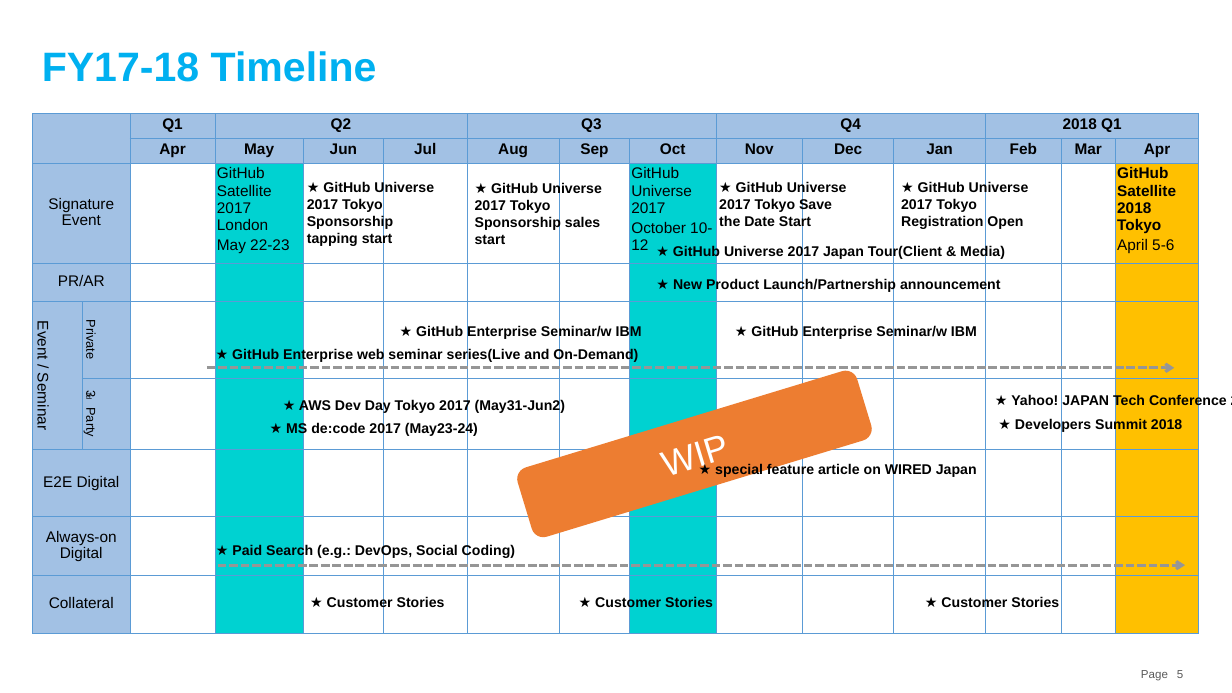
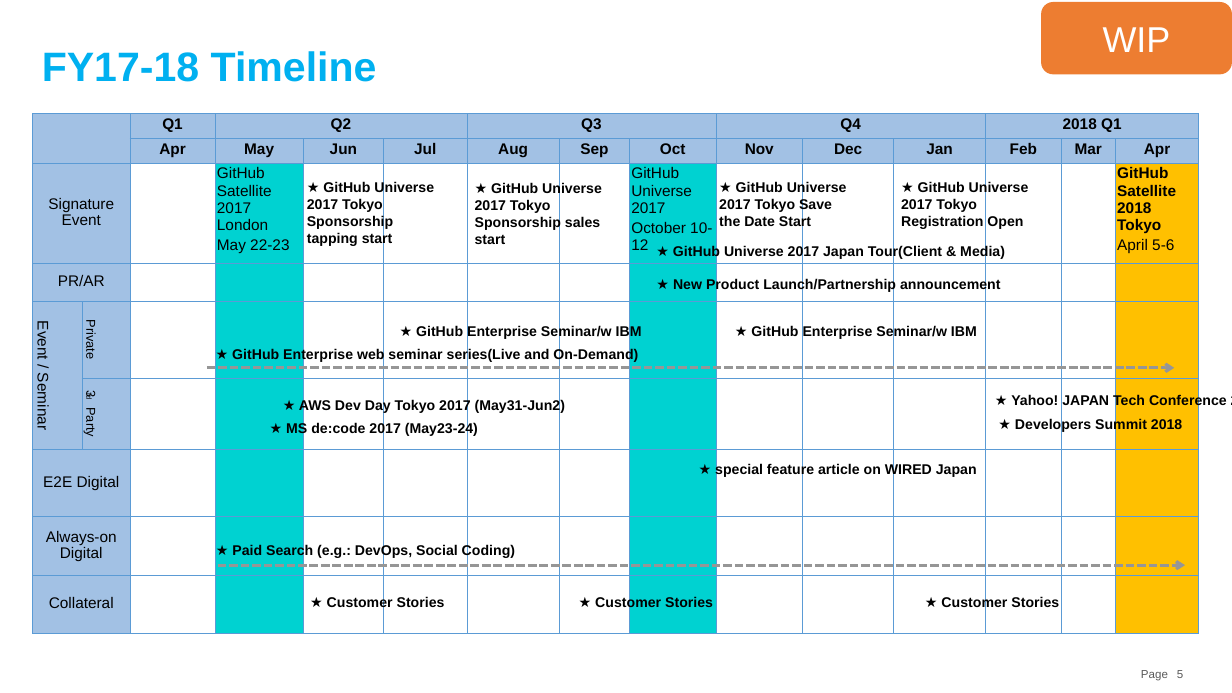
Before and after one commit to souebina/GitHub-Japan-Marketing-Plan, a slide deck: slide 5 of GitHub Japan Marketing Strategy.pptx. Drawn at 1232x693 pixels with LibreOffice and Linux fonts; fonts in the diff are those of the drawing. Boxes give left, top, right and bottom in pixels: in the first picture for what was removed or moved away, otherwise in the second. Text is boxed around its words. In the diff, an @@ line names an element or a change of style, - is before the commit and + after.

```diff
--- a/GitHub Japan Marketing Strategy.pptx
+++ b/GitHub Japan Marketing Strategy.pptx
@@ rounded rectangle "WIP" at box(1042, 2, 1232, 74): rotation 343 to 0 degrees @@
```
Also in this commit, not shown: 2 other slides changed, 2 slides added.
